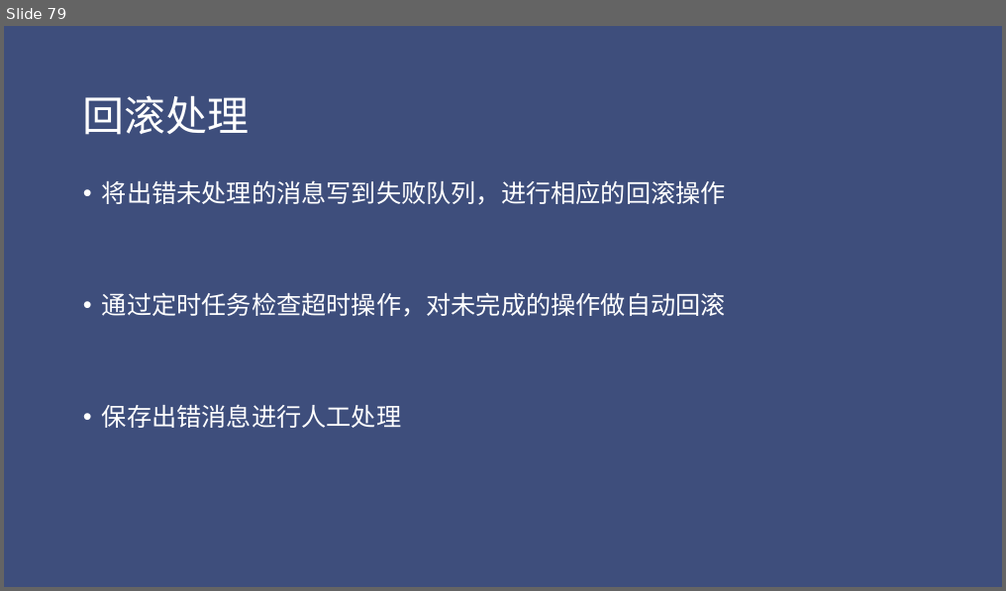
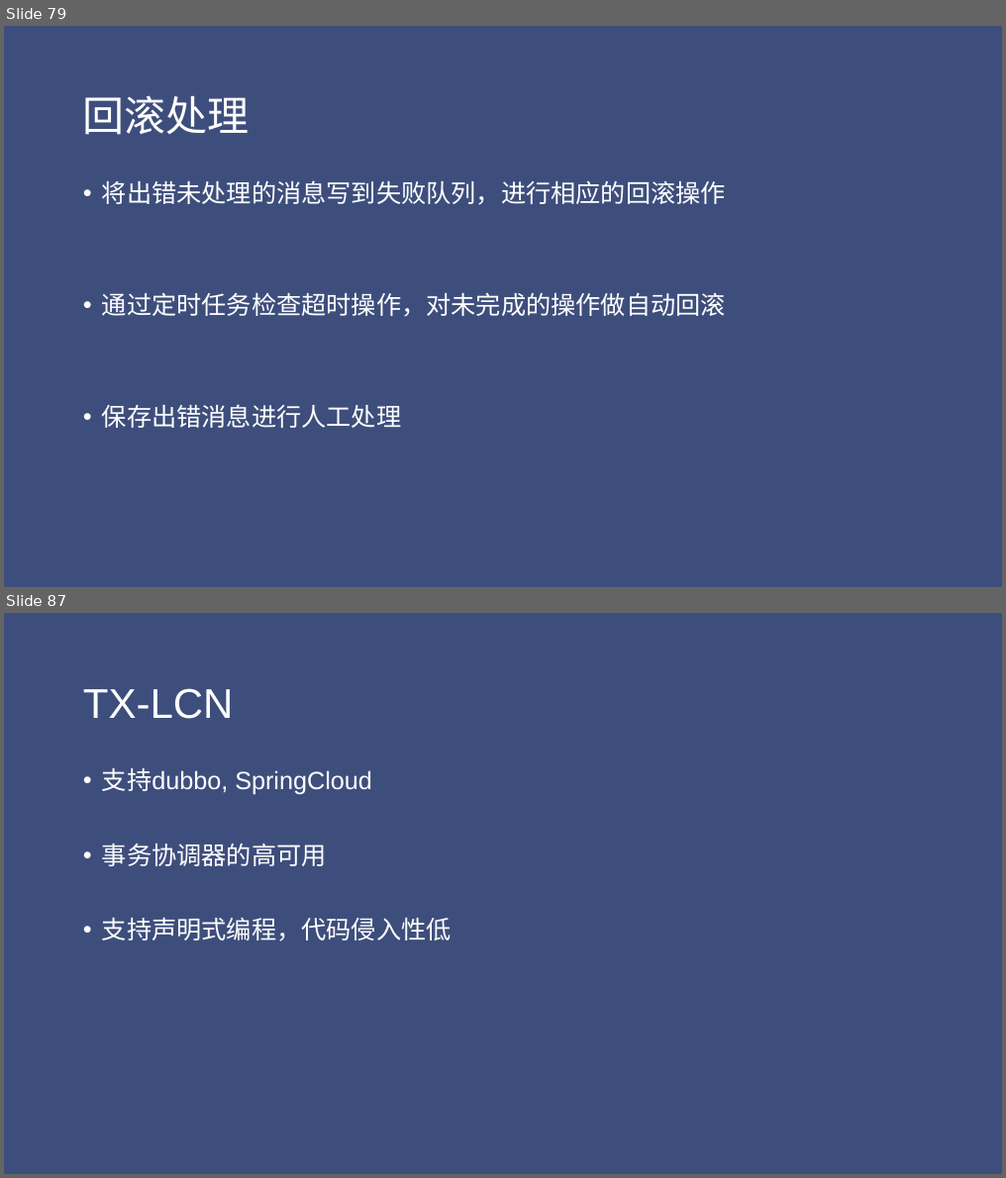
Before and after one commit to jungle0127/springcloudstudy, a slide deck: docs/distributedsystemtransaction.pptx. Shown one above the other, each under a label of ours: slide 79 before the commit, slides 79 and 87 after it; the slides between them are not shown. The pictures are 1006x591 and 1006x1178 pixels, drawn with LibreOffice and Linux fonts; fonts in the diff are those of the drawing. Boxes give left, top, right and bottom in pixels: in the first picture for what was removed or moved away, otherwise in the second. Text is boxed around its words. In the diff, an @@ line names an element or a change of style, - is before the commit and + after.

```diff
--- a/docs/distributedsystemtransaction.pptx
+++ b/docs/distributedsystemtransaction.pptx
@@ slide 87 added at [4, 613, 1002, 1174], background #3E4E7C @@
@@ title added at [83, 688, 233, 719], 40 pt, text #FFFFFF @@
+TX-LCN
@@ text added at [102, 768, 451, 942], 24 pt, text #FFFFFF @@
+• 支持dubbo, SpringCloud
+• 事务协调器的高可用
+• 支持声明式编程，代码侵入性低
```
Also in this commit, not shown: 6 slides changed, 6 other slides added, 1 slide removed, 9 other files.
